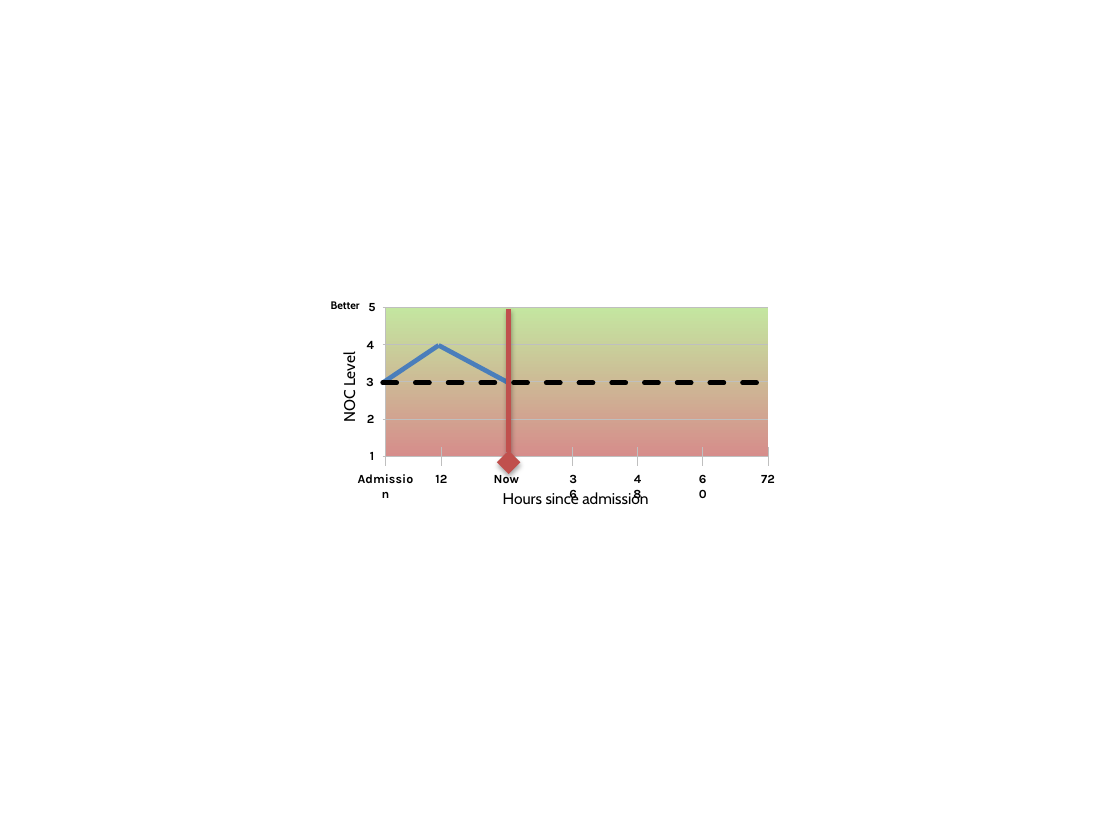
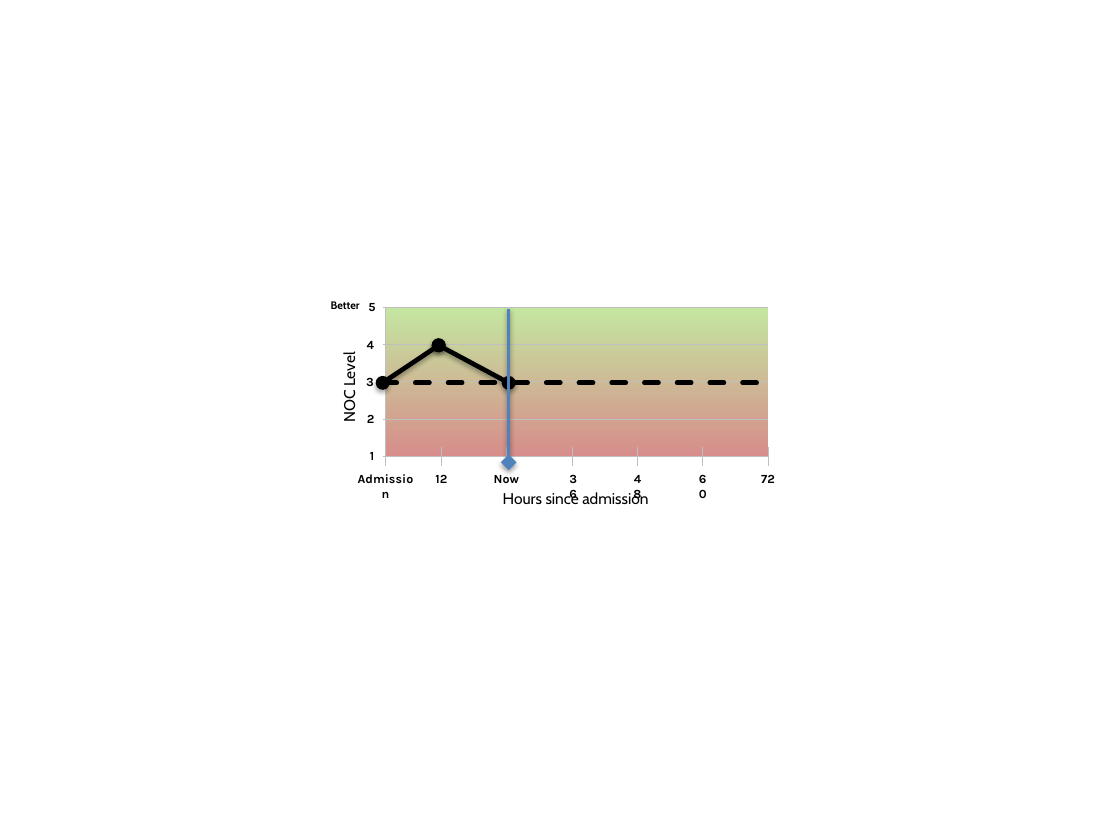
Before and after one commit to kinshukg/febretpository, a slide deck: slide 4 of HANDS/trunk/data/Design.pptx. Drawn at 1120x840 pixels with LibreOffice and Linux fonts; fonts in the diff are those of the drawing. Boxes give left, top, right and bottom in pixels: in the first picture for what was removed or moved away, otherwise in the second. Text is boxed around its words. In the diff, an @@ line names an element or a change of style, - is before the commit and + after.

```diff
--- a/HANDS/trunk/data/Design.pptx
+++ b/HANDS/trunk/data/Design.pptx
@@ arrow (508, 463) - (508, 309): stroke #C0504D 3 pt to #4F81BD 2 pt @@
@@ line (383, 383) - (439, 345): line to double arrow; stroke #4B7EBC 3 pt to #000000 3 pt @@
@@ line (439, 345) - (508, 383): line to double arrow; stroke #4B7EBC 3 pt to #000000 3 pt @@
```
Also in this commit, not shown: 2 other slides changed, 6 other files.
